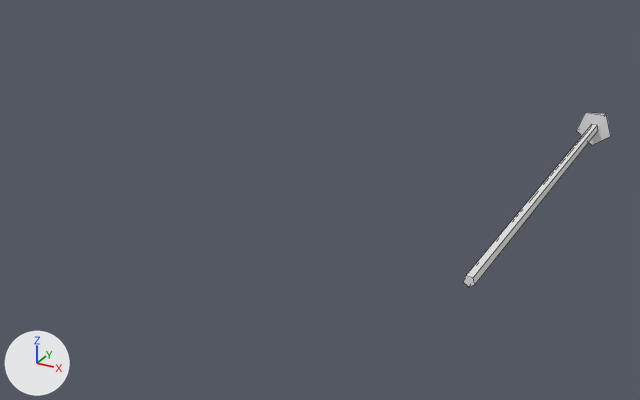
The Blender file assets/arrows.blend, before and after one commit.
Both versions are drawn from a 50 mm lens placed at (0.92, -2.84, 1.62), pointed at (-1.15, 0.92, -0.26). Every picture has the same lights, and +X, +Y and +Z are marked at lower left. Mesh edges are drawn as thin lines.

The first picture shows 'Arrow'.
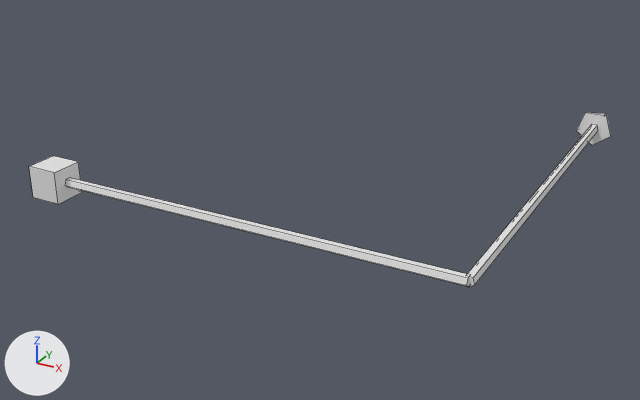
Where the change shows, as pixel boxes (x1, y1, x2, y2) in the pictures (640 x 400 px):
'Block', added
    after: (29, 156, 469, 287)

What changed in the scene script:
```text
Add me_cube:
    me_cube.from_pydata([(-1.0, 25.0, -1.0), (-1.0, 25.0, 1.0), (-1.0, 27.0, -1.0), (-1.0, 27.0, 1.0), (1.0, 25.0, -1.0), (1.0, 25.0, 1.0), (1.0, 27.0, -1.0), (1.0, 27.0, 1.0), (0.0, 0.0, -0.3), (0.0, 25.0, -0.3), (0.3, 0.0, -0.1), (0.3, 25.0, -0.1), (0.2, 0.0, 0.3), (0.2, 25.0, 0.3), (-0.2, 0.0, 0.3), (-0.2, 25.0, 0.3), (-0.3, 0.0, -0.1), (-0.3, 25.0, -0.1)], [], [(0, 1, 3, 2), (2, 3, 7, 6), (6, 7, 5, 4), (4, 5, 1, 0), (2, 6, 4, 0), (7, 3, 1, 5), (8, 9, 11, 10), (10, 11, 13, 12), (12, 13, 15, 14), (11, 9, 17, 15, 13), (14, 15, 17, 16), (16, 17, 9, 8), (8, 10, 12, 14, 16)])
Add ob_block:
    ob_block = bpy.data.objects.new('Block', me_cube)
    ob_block.location = (0.0, 0.0, 0.0)
    ob_block.rotation_euler = (0.0, 0.0, 1.571)  # degrees (0, 0, 90)
    ob_block.scale = (0.08, 0.08, 0.08)
```
